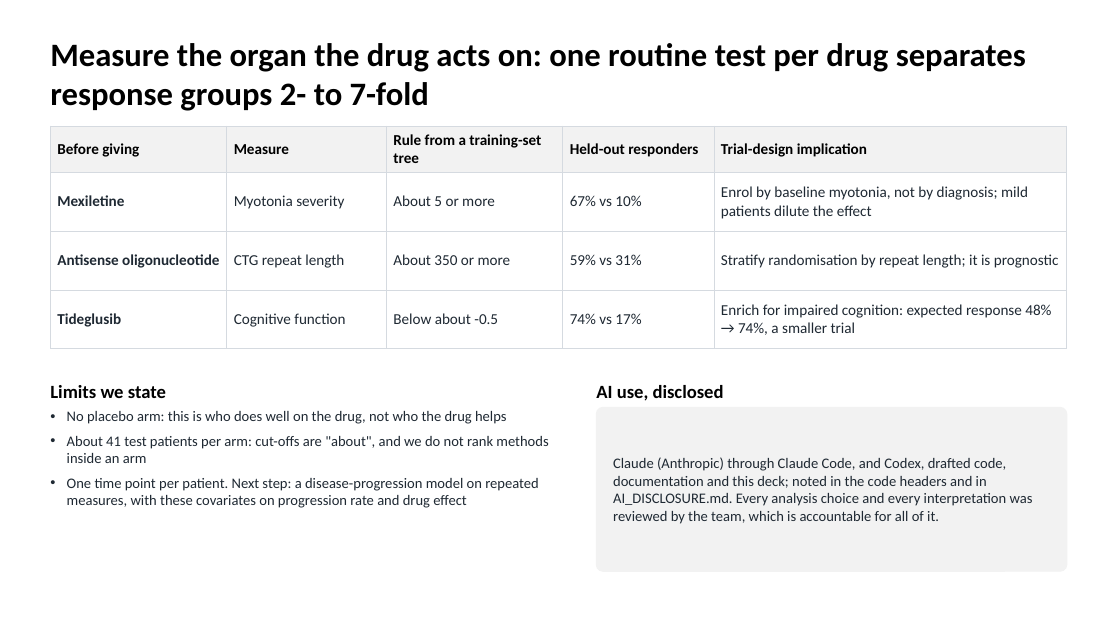
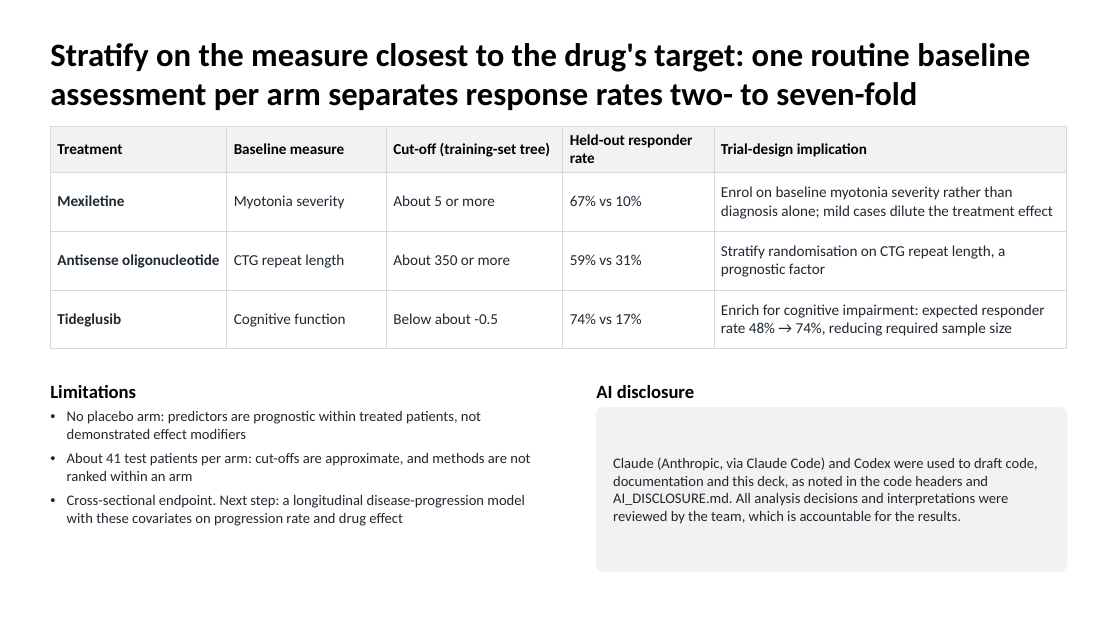
Before and after one commit to euibeom135-cell/acop2026-hackathon-team1, a slide deck: slide 6 of slides/Team1_DM1_slides.pptx. Drawn at 1120x630 pixels with LibreOffice and Linux fonts; fonts in the diff are those of the drawing. Boxes give left, top, right and bottom in pixels: in the first picture for what was removed or moved away, otherwise in the second. Text is boxed around its words. In the diff, an @@ line names an element or a change of style, - is before the commit and + after.

```diff
--- a/slides/Team1_DM1_slides.pptx
+++ b/slides/Team1_DM1_slides.pptx
@@ title at [50, 43, 1030, 110]: text changed @@
-Measure the organ the drug acts on: one routine test per drug separates response groups 2- to 7-fold
+Stratify on the measure closest to the drug's target: one routine baseline assessment per arm separates response rates two- to seven-fold
@@ table at [50, 126, 1067, 340] @@
-row 1: Before giving | Measure | Rule from a training-set tree | Held-out responders | Trial-design implication
+row 1: Treatment | Baseline measure | Cut-off (training-set tree) | Held-out responder rate | Trial-design implication
-row 2, column 5: Enrol by baseline myotonia, not by diagnosis; mild patients dilute the effect
+row 2, column 5: Enrol on baseline myotonia severity rather than diagnosis alone; mild cases dilute the treatment effect
-row 3, column 5: Stratify randomisation by repeat length; it is prognostic
+row 3, column 5: Stratify randomisation on CTG repeat length, a prognostic factor
-row 4, column 5: Enrich for impaired cognition: expected response 48% → 74%, a smaller trial
+row 4, column 5: Enrich for cognitive impairment: expected responder rate 48% → 74%, reducing required sample size
@@ text at [50, 385, 136, 398]: text changed @@
-Limits we state
+Limitations
@@ text at [596, 385, 694, 398]: text changed @@
-AI use, disclosed
+AI disclosure
@@ text at [67, 411, 530, 526]: text changed @@
-• No placebo arm: this is who does well on the drug, not who the drug helps
-• About 41 test patients per arm: cut-offs are "about", and we do not rank methods inside an arm
-• One time point per patient. Next step: a disease-progression model on repeated measures, with these covariates on progression rate and drug effect
+• No placebo arm: predictors are prognostic within treated patients, not demonstrated effect modifiers
+• About 41 test patients per arm: cut-offs are approximate, and methods are not ranked within an arm
+• Cross-sectional endpoint. Next step: a longitudinal disease-progression model with these covariates on progression rate and drug effect
@@ text at [613, 457, 1038, 524]: text changed @@
-Claude (Anthropic) through Claude Code, and Codex, drafted code, documentation and this deck; noted in the code headers and in AI_DISCLOSURE.md. Every analysis choice and every interpretation was reviewed by the team, which is accountable for all of it.
+Claude (Anthropic, via Claude Code) and Codex were used to draft code, documentation and this deck, as noted in the code headers and AI_DISCLOSURE.md. All analysis decisions and interpretations were reviewed by the team, which is accountable for the results.
```
Also in this commit, not shown: 8 other slides changed.
